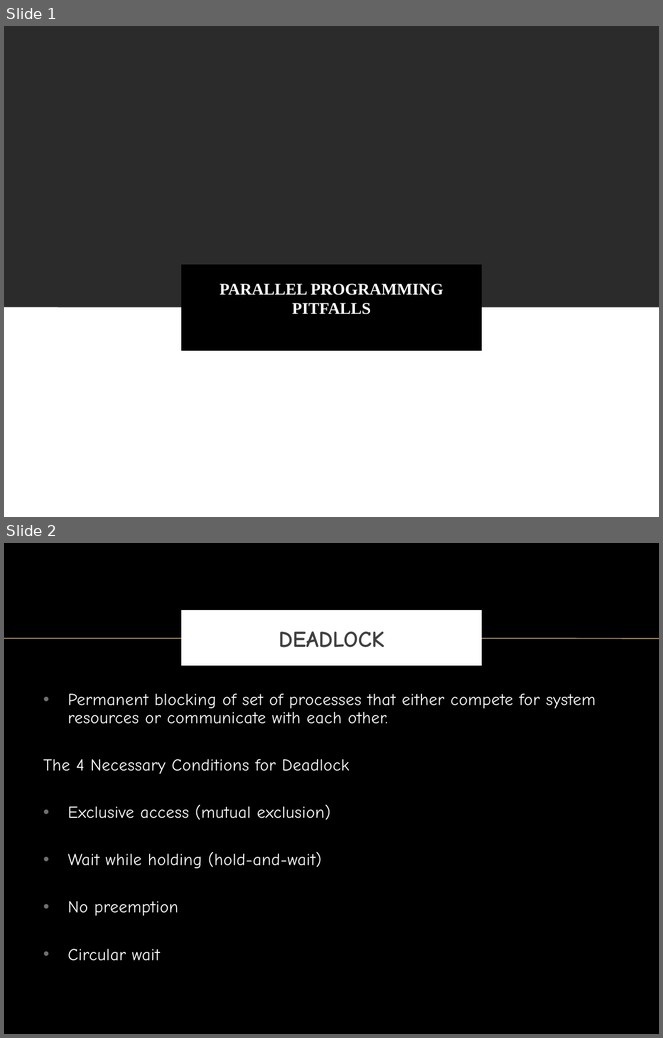
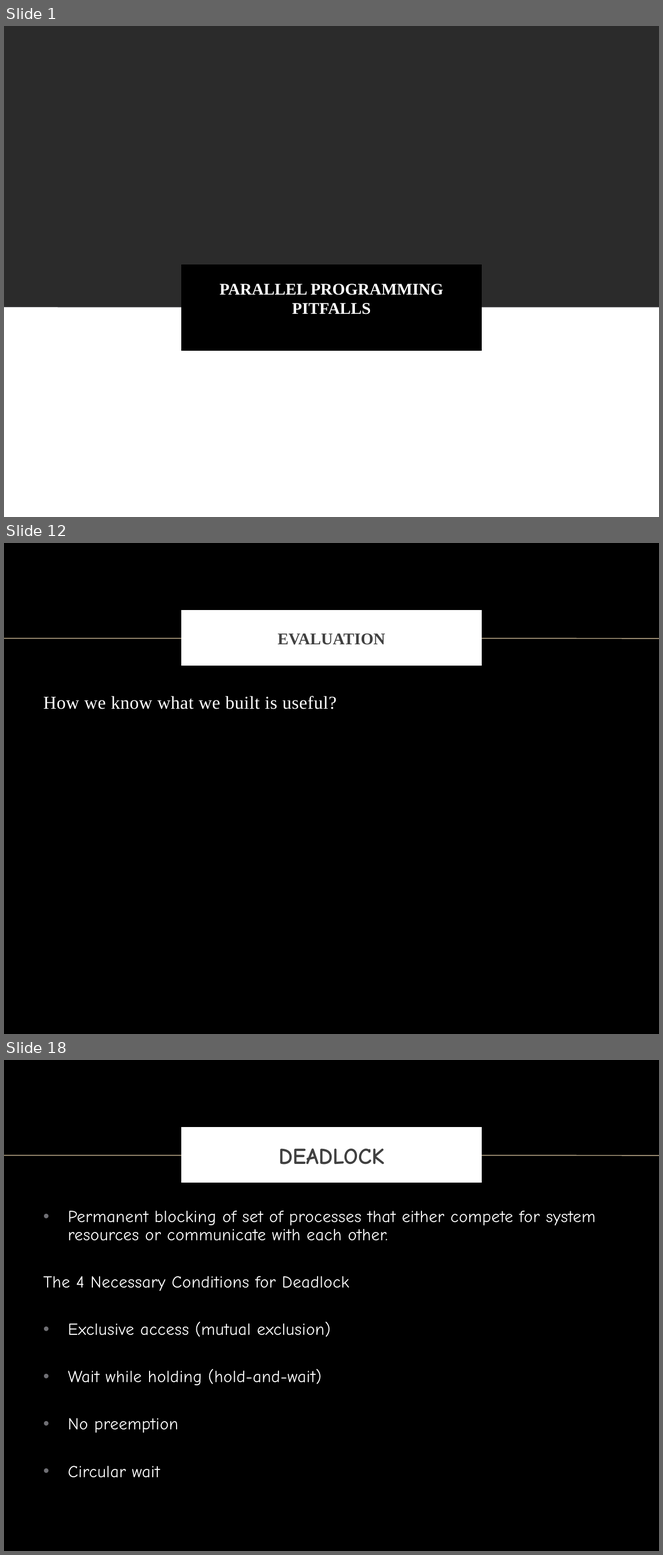
Before and after one commit to vong-srey/Paravantage, a slide deck: Deadlock.pptx. Shown one above the other, each under a label of ours: slides 1 and 2 before the commit, slides 1, 12 and 18 after it; the slides between them are not shown. The pictures are 663x1038 and 663x1555 pixels, drawn with LibreOffice and Linux fonts; fonts in the diff are those of the drawing; background and template pictures are left out; a plain dark background stands for a picture behind light text. Boxes give left, top, right and bottom in pixels: in the first picture for what was removed or moved away, otherwise in the second. Text is boxed around its words. In the diff, an @@ line names an element or a change of style, - is before the commit and + after.

```diff
--- a/Deadlock.pptx
+++ b/Deadlock.pptx
@@ slide 12 added at box(4, 543, 659, 1034), background picture (left out); not listed: 1 template element that a slide beside it also shows @@
@@ title added at box(184, 613, 479, 664), fill #FFFFFF, outline #FFFFFF 6 pt, 18 pt, text #404040, bold @@
+EVALUATION
@@ text added at box(44, 696, 337, 709), 20 pt, text #FFFFFF @@
+How we know what we built is useful?
@@ what was slide 2 is now slide 18 @@
```
Also in this commit, not shown: 15 other slides added.
